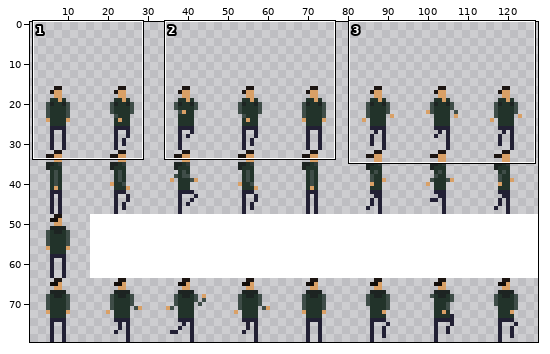
A sprite sheet gets an edit: public/sprites/characters/willy/sheet.png. Above, an overview of the earlier version with the close-up marked.
Close-up. Before:
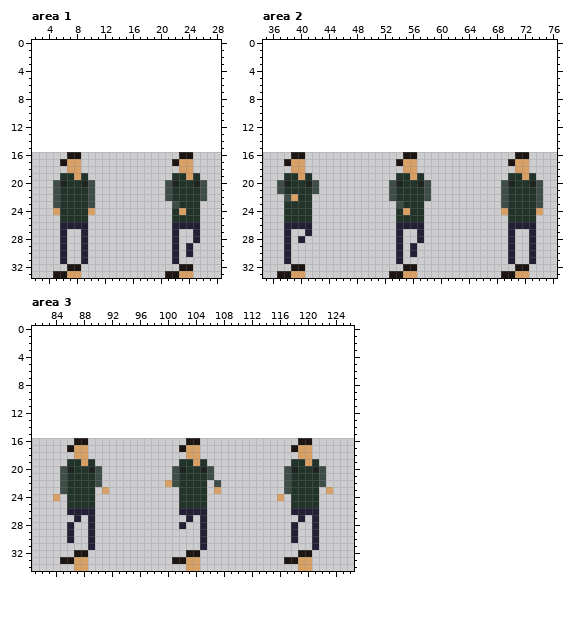
The file is 128x64 pixels. Colours within 5 levels of each other are drawn and written as one. Shown: area 1: x 2..28, y 0..33; area 2: x 35..76, y 0..33; area 3: x 81..126, y 0..34. The old version is drawn lined up with the new one, on the new canvas. The wide view leaves out empty margins.
New version:
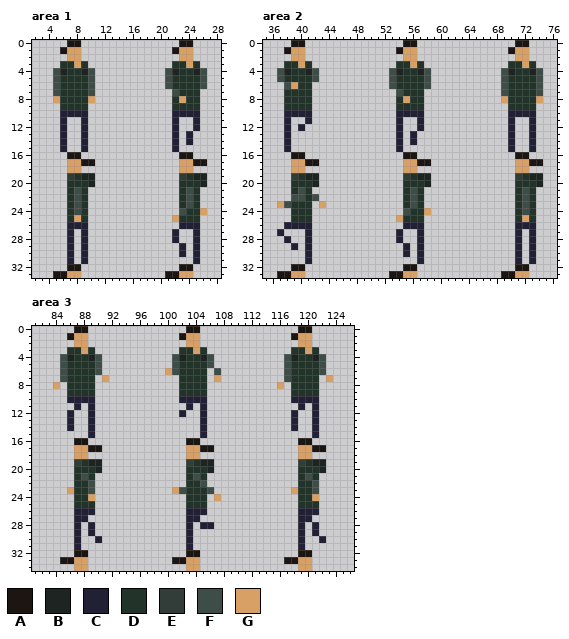
Palette (. is transparent): A #1c1512  B #1d2422  C #222034  D #22332a  E #323c39  F #3f4d48  G #d9a066
What changed:
canvas 128x64 -> 128x80, the old top-left corner now at 0,16
--- area 1
@@ x 2..28 @@
- 0 ...........................
- 1 ...........................
- 2 ...........................
- 3 ...........................
- 4 ...........................
- 5 ...........................
- 6 ...........................
- 7 ...........................
- 8 ...........................
- 9 ...........................
-10 ...........................
-11 ...........................
-12 ...........................
-13 ...........................
-14 ...........................
-15 ...........................
+ 0 .....AA..............AA....
+ 1 ....AGG.............AGG....
+ 2 .....GG..............GG....
+ 3 ....DDGD............DDGD...
+ 4 ...FBDDBF..........FBDDBF..
+ 5 ...FDDDDF..........FDDDDF..
+ 6 ...FDDDDF..........FDDDDF..
+ 7 ...FDDDDF...........FDDD...
+ 8 ...GDDDDG...........DGDD...
+ 9 ....DDDD............DDDD...
+10 ....CCCC............CCCC...
+11 ....C..C............C..C...
+12 ....C..C............C..C...
+13 ....C..C............C.C....
+14 ....C..C............C.C....
+15 ....C..C............C......
 16 .....AA..............AA....
-17 ....AGG.............AGG....
+17 .....GGAA............GGAA..
 18 .....GG..............GG....
-19 ....DDGD............DDGD...
-20 ...FBDDBF..........FBDDBF..
-21 ...FDDDDF..........FDDDDF..
-22 ...FDDDDF..........FDDDDF..
-23 ...FDDDDF...........FDDD...
-24 ...GDDDDG...........DGDD...
-25 ....DDDD............DDDD...
-26 ....CCCC............CCCC...
-27 ....C..C............C..C...
-28 ....C..C............C..C...
-29 ....C..C............C.C....
-30 ....C..C............C.C....
-31 ....C..C............C......
+19 .....EDBB............EDBB..
+20 .....DDDB............DDDB..
+21 .....DFD.............DFD...
+22 .....DFD.............DFD...
+23 .....DFD.............DFD...
+24 .....DFD.............FDDG..
+25 .....DGD............GDDD...
+26 .....CCC.............CCC...
+27 .....C.C............C..C...
+28 .....C.C............C..C...
+29 .....C.C.............C.C...
+30 .....C.C.............C.C...
+31 .....C.C...............C...
 32 .....AA..............AA....
--- area 2
@@ x 35..76 @@
- 0 ..........................................
- 1 ..........................................
- 2 ..........................................
- 3 ..........................................
- 4 ..........................................
- 5 ..........................................
- 6 ..........................................
- 7 ..........................................
- 8 ..........................................
- 9 ..........................................
-10 ..........................................
-11 ..........................................
-12 ..........................................
-13 ..........................................
-14 ..........................................
-15 ..........................................
+ 0 ....AA..............AA..............AA....
+ 1 ...AGG.............AGG.............AGG....
+ 2 ....GG..............GG..............GG....
+ 3 ...DDGD............DDGD............DDGD...
+ 4 ..FBDDBF..........FBDDBF..........FBDDBF..
+ 5 ..FDDDDF..........FDDDDF..........FDDDDF..
+ 6 ...FGDD...........FDDDDF..........FDDDDF..
+ 7 ...DDDD............FDDD...........FDDDDF..
+ 8 ...DDDD............DGDD...........GDDDDG..
+ 9 ...DDDD............DDDD............DDDD...
+10 ...CCCC............CCCC............CCCC...
+11 ...C..C............C..C............C..C...
+12 ...C.C.............C..C............C..C...
+13 ...C...............C.C.............C..C...
+14 ...C...............C.C.............C..C...
+15 ...C...............C...............C..C...
 16 ....AA..............AA..............AA....
-17 ...AGG.............AGG.............AGG....
+17 ....GGAA............GGAA............GGAA..
 18 ....GG..............GG..............GG....
-19 ...DDGD............DDGD............DDGD...
-20 ..FBDDBF..........FBDDBF..........FBDDBF..
-21 ..FDDDDF..........FDDDDF..........FDDDDF..
-22 ...FGDD...........FDDDDF..........FDDDDF..
-23 ...DDDD............FDDD...........FDDDDF..
-24 ...DDDD............DGDD...........GDDDDG..
-25 ...DDDD............DDDD............DDDD...
-26 ...CCCC............CCCC............CCCC...
-27 ...C..C............C..C............C..C...
-28 ...C.C.............C..C............C..C...
-29 ...C...............C.C.............C..C...
-30 ...C...............C.C.............C..C...
-31 ...C...............C...............C..C...
+19 ....EDBB............EDBB............EDBB..
+20 ....DDDB............DDDB............DDDB..
+21 ....DFD.............DFD.............DFD...
+22 ....FFDF............DFD.............DFD...
+23 ..GFDDD.G...........DFD.............DFD...
+24 ....DDD.............FDDG............DFD...
+25 ....DDD............GDDD.............DGD...
+26 ...CCCC.............CCC.............CCC...
+27 ..C...C............C..C.............C.C...
+28 ...C..C............C..C.............C.C...
+29 ....C.C.............C.C.............C.C...
+30 ......C.............C.C.............C.C...
+31 ......C...............C.............C.C...
 32 ....AA..............AA..............AA....
--- area 3
@@ x 81..126 @@
- 0 ..............................................
- 1 ..............................................
- 2 ..............................................
- 3 ..............................................
- 4 ..............................................
- 5 ..............................................
- 6 ..............................................
- 7 ..............................................
- 8 ..............................................
- 9 ..............................................
-10 ..............................................
-11 ..............................................
-12 ..............................................
-13 ..............................................
-14 ..............................................
-15 ..............................................
+ 0 ......AA..............AA..............AA......
+ 1 .....AGG.............AGG.............AGG......
+ 2 ......GG..............GG..............GG......
+ 3 .....DDGD............DDGD............DDGD.....
+ 4 ....FBDDBF..........FBDDBF..........FBDDBF....
+ 5 ....FDDDDF..........FDDDDF..........FDDDDF....
+ 6 ....FDDDDF.........GFDDDD.F.........FDDDDF....
+ 7 ....FDDDD.G..........DDDD.G.........FDDDD.G...
+ 8 ...G.DDDD............DDDD..........G.DDDD.....
+ 9 .....DDDD............DDDD............DDDD.....
+10 .....CCCC............CCCC............CCCC.....
+11 ......C.C.............C.C.............C.C.....
+12 .....C..C............C..C............C..C.....
+13 .....C..C...............C............C..C.....
+14 .....C..C...............C............C..C.....
+15 ........C...............C...............C.....
 16 ......AA..............AA..............AA......
-17 .....AGG.............AGG.............AGG......
+17 ......GGAA............GGAA............GGAA....
 18 ......GG..............GG..............GG......
-19 .....DDGD............DDGD............DDGD.....
-20 ....FBDDBF..........FBDDBF..........FBDDBF....
-21 ....FDDDDF..........FDDDDF..........FDDDDF....
-22 ....FDDDDF.........GFDDDD.F.........FDDDDF....
-23 ....FDDDD.G..........DDDD.G.........FDDDD.G...
-24 ...G.DDDD............DDDD..........G.DDDD.....
-25 .....DDDD............DDDD............DDDD.....
-26 .....CCCC............CCCC............CCCC.....
-27 ......C.C.............C.C.............C.C.....
-28 .....C..C............C..C............C..C.....
-29 .....C..C...............C............C..C.....
-30 .....C..C...............C............C..C.....
-31 ........C...............C...............C.....
+19 ......EDBB............EDBB............EDBB....
+20 ......DDDB............DDDB............DDDB....
+21 ......DFD.............DFD.............DFD.....
+22 ......DDF.............DDF.............DDF.....
+23 .....GDDF...........GFDDDF...........GDDF.....
+24 ......DDG.............DDD.G...........DDG.....
+25 ......DDD.............DDD.............DDD.....
+26 ......CCC.............CCC.............CCC.....
+27 ......CC..............CC..............CC......
+28 ......C.C.............C.CC............C.C.....
+29 ......C.C.............C...............C.C.....
+30 ......C..C............C...............C..C....
+31 ......C...............C...............C.......
 32 ......AA..............AA..............AA......
